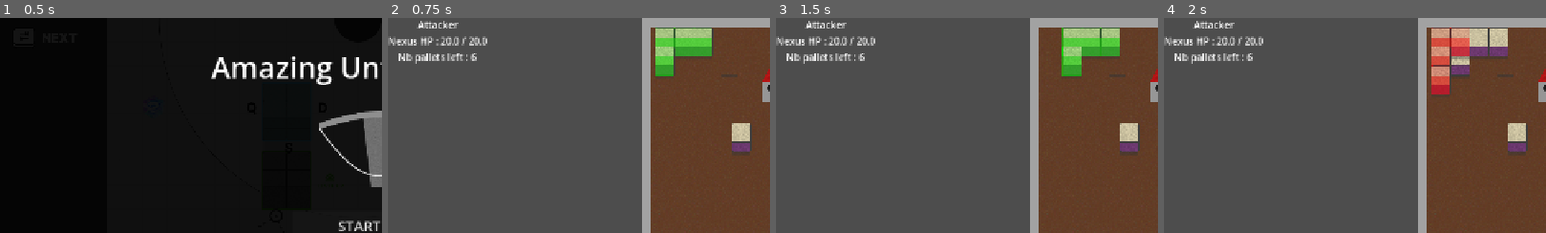
Above: before the commit, frames 1-4 (left to right).
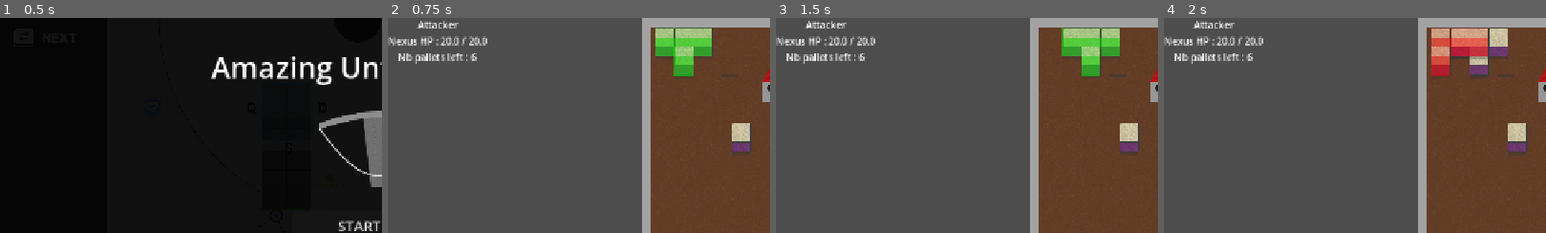
Above: after the commit, the same moments.

Repository: Angele-Bzl/construction
Game: Godot game, scene res://Scenes/title_screen.tscn
The game is run twice, just before and just after one commit, with the same random seed, the same clock (stepped at 60 frames per second) and the same inputs.
Inputs (mouse positions are % of the whole screen's width and height, from its top left):
- Up to frame 1 (0.5 s): no input
- Up to frame 2 (0.75 s): click "START GAME" at 0.5 s
- Up to frame 3 (1.5 s): move the mouse to (72, 45) at 1.27 s; hold D (right) from 1.28 s (still down); tap Mouse wheel down (scroll_down) at 1.35 s; click (72, 45) at 1.42 s
- Up to frame 4 (2 s): keep holding D (right); tap Space (snap) at 1.55 s
The pictures show only the part of the screen within x 0-50%, y 0-50%; the shares and areas given below are measured in that part.

Frame 1 is identical in both runs. In frame 2, 1.4% of the frame differs, in the area x 70-80%, y 13-28%; in frame 3, 1.4%; in frame 4, 2.3%, in the area x 70-86%, y 4-36%.

Commit message:
Aim assist

Diff:
--- a/construction/Prefabs/CrossbowPrefabs/crossbow.tscn
+++ b/construction/Prefabs/CrossbowPrefabs/crossbow.tscn
@@ -6,6 +6,7 @@
 [ext_resource type="Texture2D" uid="uid://bltchb23pb0hb" path="res://Assets/Placeholders/Conneries Charles/SliderBG.png" id="4_pxscx"]
 [ext_resource type="Texture2D" uid="uid://cf047il2lsdnn" path="res://Assets/Placeholders/Conneries Charles/SliderThreshold.png" id="5_3oy0q"]
 [ext_resource type="Texture2D" uid="uid://dlyeod7aq1j57" path="res://Assets/Placeholders/Conneries Charles/Slider.png" id="6_pp7s2"]
+[ext_resource type="Texture2D" uid="uid://dkao6y3xrmf52" path="res://Assets/Placeholders/placeholder_aim_assist_hud.png" id="7_3oy0q"]
 
 [node name="Crossbow" type="Node2D" unique_id=641207508]
 script = ExtResource("1_4nqyt")
@@ -46,5 +47,15 @@
 texture_over = ExtResource("5_3oy0q")
 texture_progress = ExtResource("6_pp7s2")
 
+[node name="AimAssistImage" type="TextureRect" parent="CrossbowSprite/CrossbowCannonSprite" unique_id=1425002736]
+offset_left = 1.0
+offset_top = -46.547
+offset_right = 3.0
+offset_bottom = 84.96463
+rotation = 3.1415927
+texture = ExtResource("7_3oy0q")
+expand_mode = 4
+stretch_mode = 1
+
 [node name="ShootCooldown" type="Timer" parent="." unique_id=1300950616]
 one_shot = true
--- a/construction/Scripts/crossbow.gd
+++ b/construction/Scripts/crossbow.gd
@@ -6,6 +6,7 @@
 @export var rotation_speed :float = 2.0
 @onready var shoot_timer = $ShootCooldown
 @export var shoot_cooldown : float = 2.0
+@onready var aim_assist_image = $CrossbowSprite/CrossbowCannonSprite/AimAssistImage
 
 @export var charge : float = 0.1
 
@@ -17,6 +18,8 @@
 func _process(delta):
 	if Input.is_action_pressed("right_click"):
 		shoot()
+	else:
+		aim_assist_image.visible = false
 
 func _physics_process(delta):
 	rotate_with_mouse_position(delta)
@@ -35,6 +38,8 @@
 
 	texture_progress_bar.value = charge
 	if charge > 3:
+		aim_assist_image.visible = true
+		aim_assist_image.size.y = 50.0 + 200.0 * (charge - 3.0)
 		texture_progress_bar.self_modulate = Color("E93C3Cff")
 
 func shoot():
--- a/construction/Scripts/levelManager.gd
+++ b/construction/Scripts/levelManager.gd
@@ -4,6 +4,8 @@
 @onready var block_container = $BlockContainer
 
 var patterns : Array[PackedScene]
+
+var next_pattern : PackedScene
 
 func _ready():
 	Defender.pattern_snapped.connect(generate_new_pattern)
@@ -12,6 +14,7 @@
 
 	await get_tree().process_frame
 
+	next_pattern = patterns.pick_random()
 	generate_new_pattern()
 
 	GlobalManager.start_game_timer()
@@ -37,8 +40,10 @@
 	print(patterns)
 
 func generate_new_pattern():
-	if !patterns.is_empty():
-		var new_pattern : Pattern = patterns.pick_random().instantiate()
+	if next_pattern:
+		var new_pattern : Pattern = next_pattern.instantiate()
 		new_pattern.global_position = pattern_spawn.global_position
 		block_container.add_child(new_pattern)
 		new_pattern.select()
+	if !patterns.is_empty():
+		next_pattern = patterns.pick_random()
Binary file added: construction/Assets/Placeholders/placeholder_aim_assist_hud.png
Not shown, added: construction/Assets/Placeholders/placeholder_aim_assist_hud.png.import
